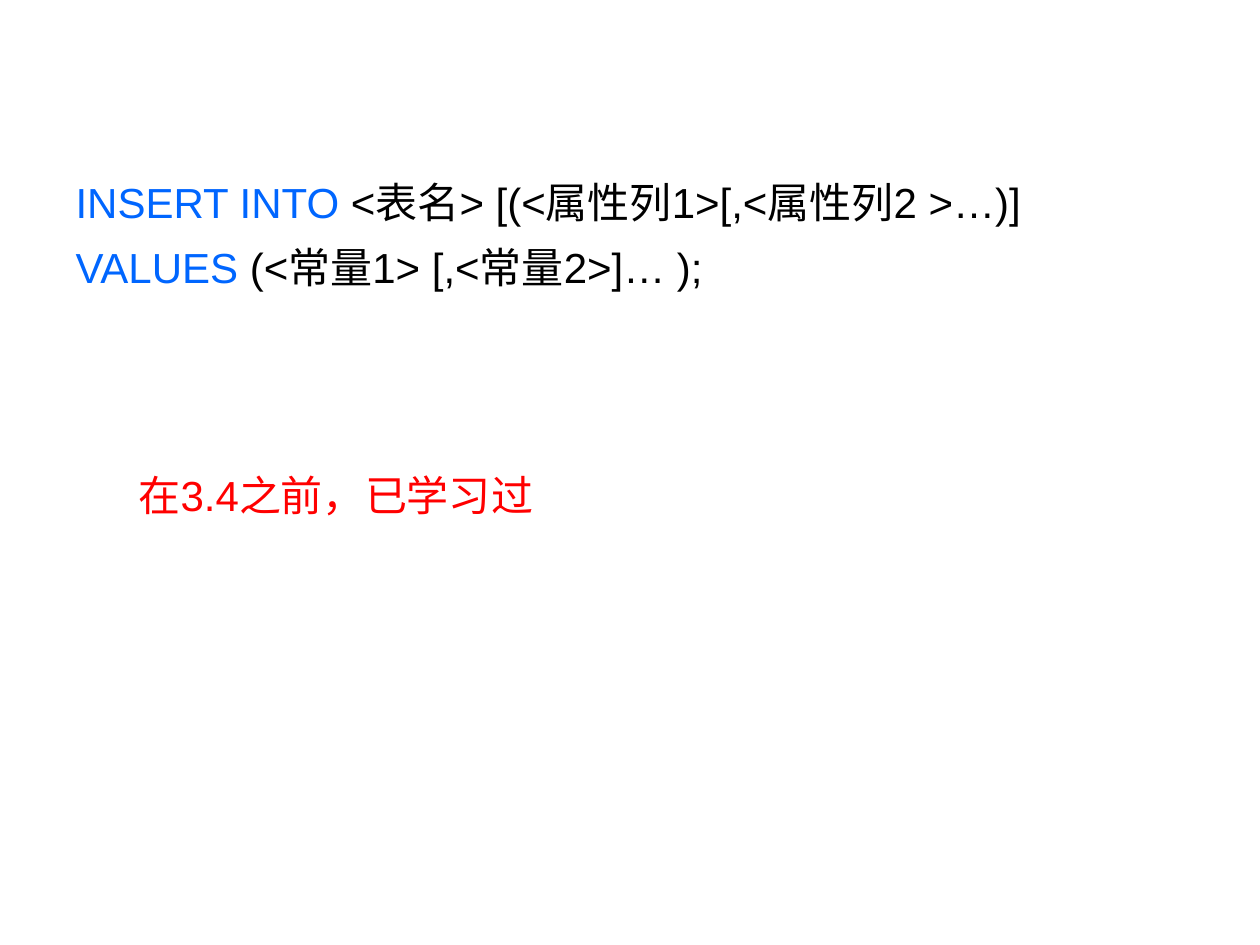
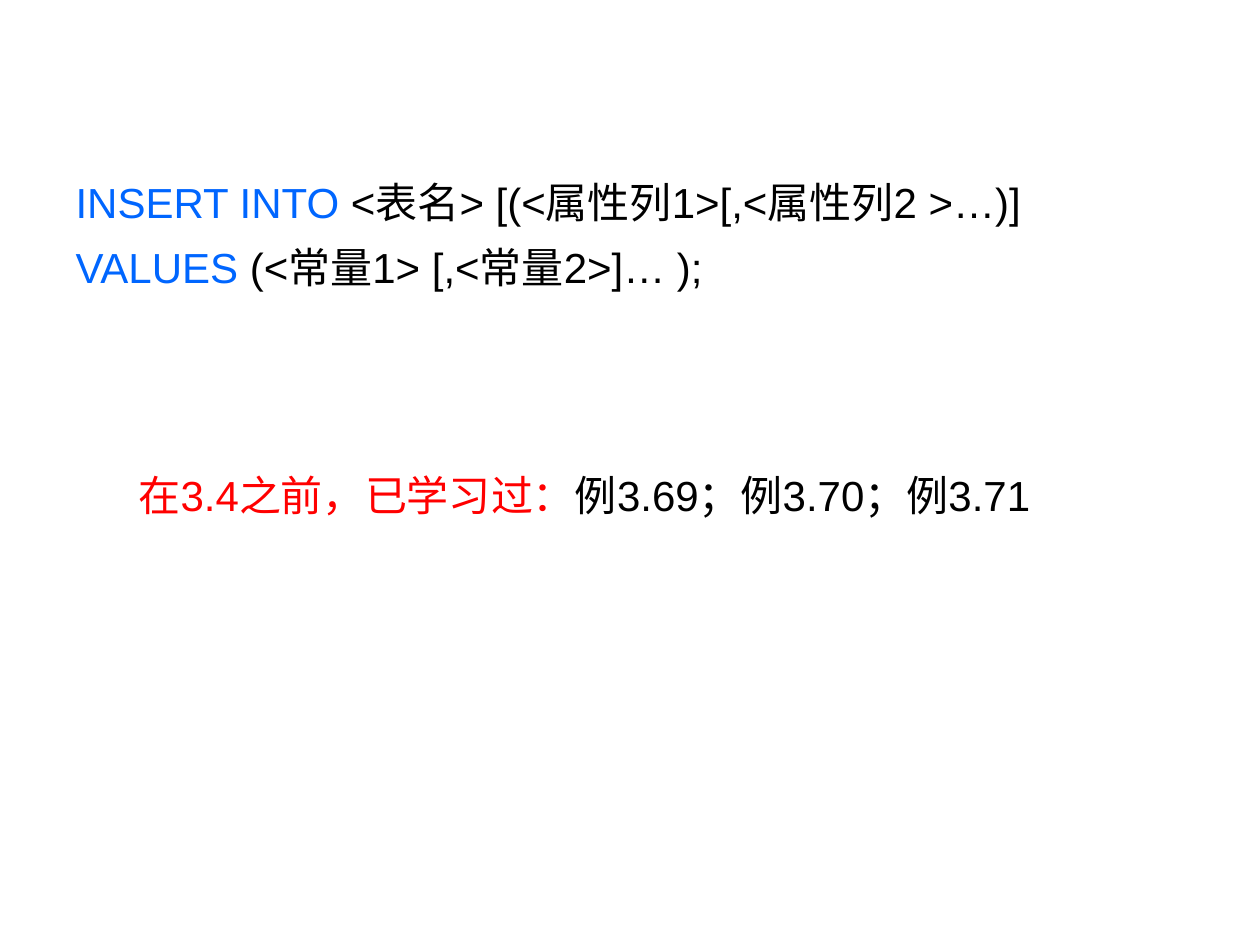
Before and after one commit to HBU/DataBase, a slide deck: slide 5 of PPT/PPT2020/DB第03章（3）-2020.pptx. Drawn at 1260x945 pixels with LibreOffice and Linux fonts; fonts in the diff are those of the drawing; background and template pictures are left out. Boxes give left, top, right and bottom in pixels: in the first picture for what was removed or moved away, otherwise in the second. Text is boxed around its words. In the diff, an @@ line names an element or a change of style, - is before the commit and + after.

```diff
--- a/PPT/PPT2020/DB第03章（3）-2020.pptx
+++ b/PPT/PPT2020/DB第03章（3）-2020.pptx
@@ text at box(139, 475, 1031, 518): text changed; text colour #FF0000 to #000000 @@
-  在3.4之前，已学习过
+  在3.4之前，已学习过：例3.69；例3.70；例3.71
```
Also in this commit, not shown: 6 other slides changed, 1 slide added, 1 slide removed.
